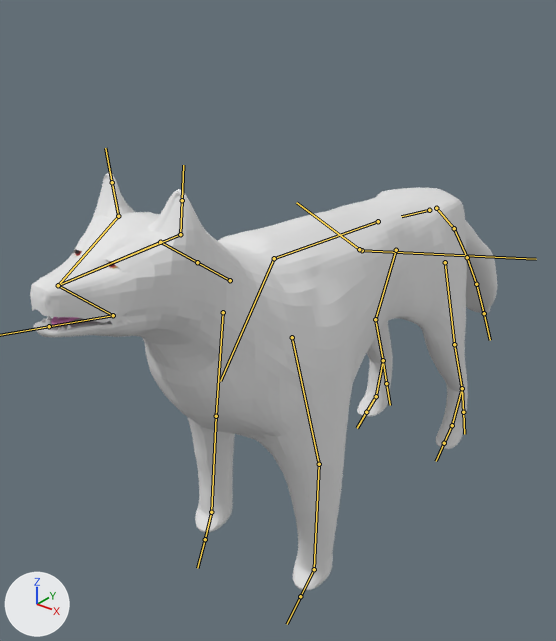
One commit to the FBX model WolfRun/Assets/Models/wolf.lowpoly.optimized.fbx: the scene before it, then after it.
The view is the same before and after, from a camera (50 mm lens) standing at (4.78, -7.77, 3.88) and looking at (-0.71, -0.91, -0.37). The lights are fixed; the arrows at lower left show +X, +Y and +Z. The bones that bend it are drawn over the model as lines.
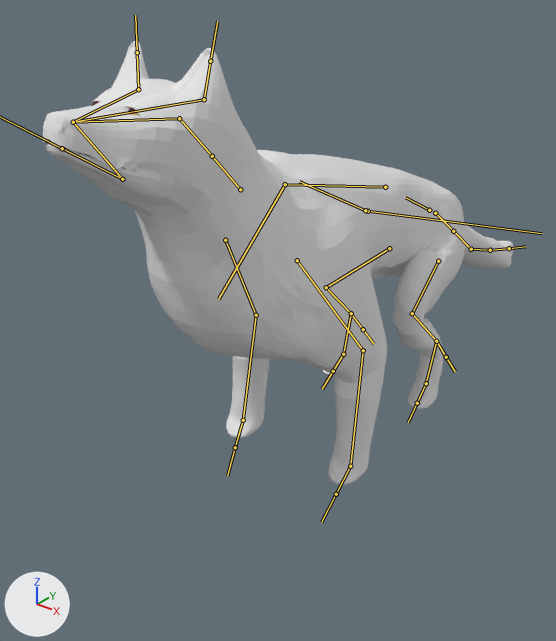
The newer file adds an action. The first version stands in its rest pose; the second is drawn at frame 10 of the action 'metarig|InitiateJump'.

Boxes (x1, y1, x2, y2) around the edits, measured in the pictures (556 x 641 px):
'Cube', posed (6% taller): before (30, 172, 497, 590); after (43, 40, 513, 485)
'Cube.001', posed (not visible afterwards): before (51, 317, 78, 326)
'Sphere.001', posed: before (109, 261, 118, 268); after (128, 107, 139, 115)
'Sphere', posed: before (75, 250, 82, 256); after (92, 101, 101, 106)
'Cone.011', posed (not visible afterwards): before (67, 324, 72, 329)
'Cone.010', posed (not visible afterwards): before (47, 316, 52, 320)
bone 'hips', root to tip: before (429, 210) to (401, 216); after (429, 210) to (405, 197)
bone 'spine', root to tip: before (378, 221) to (274, 258); after (385, 187) to (285, 184)
bone 'jaw', root to tip: before (113, 315) to (49, 326); after (122, 179) to (62, 148)
bone 'upper_arm.L', root to tip: before (292, 337) to (319, 464); after (297, 260) to (363, 350)
bone 'forearm.L', root to tip: before (319, 464) to (314, 569); after (363, 350) to (350, 466)
bone 'upper_arm.R', root to tip: before (223, 312) to (216, 416); after (225, 240) to (256, 315)
bone 'forearm.R', root to tip: before (216, 416) to (211, 512); after (256, 315) to (243, 420)
bone 'thigh.L', root to tip: before (445, 262) to (454, 344); after (438, 261) to (412, 313)
bone 'shin.L', root to tip: before (454, 344) to (462, 388); after (412, 313) to (436, 341)
bone 'foot.L', root to tip: before (462, 388) to (452, 425); after (436, 341) to (426, 383)
bone 'thigh.R', root to tip: before (396, 250) to (375, 319); after (389, 248) to (326, 287)
bone 'shin.R', root to tip: before (375, 319) to (383, 360); after (326, 287) to (351, 313)
bone 'foot.R', root to tip: before (383, 360) to (376, 396); after (351, 313) to (343, 354)
bone 'hips.001', root to tip: before (436, 208) to (454, 228); after (435, 213) to (453, 231)
bone 'hips.002', root to tip: before (454, 228) to (467, 257); after (453, 231) to (471, 249)
bone 'hips.003', root to tip: before (467, 257) to (476, 284); after (471, 249) to (490, 250)
bone 'hips.004', root to tip: before (476, 284) to (484, 313); after (490, 250) to (509, 248)

The change, as a diff of the scene's bpy script:
```diff
--- a/WolfRun/Assets/Models/wolf.lowpoly.optimized.fbx.py
+++ b/WolfRun/Assets/Models/wolf.lowpoly.optimized.fbx.py
@@ bone_hips @@
 bone_hips = bpy.data.objects['metarig'].pose.bones['hips']
-bone_hips.rotation_quaternion = (1.0, 0.0, 0.0, 0.0)  # degrees (0, 0, 0)
+bone_hips.rotation_quaternion = (0.987, -0.158, 0.0, 0.0)  # degrees (-18, 0, 0)
@@ bone_spine @@
 bone_spine = bpy.data.objects['metarig'].pose.bones['spine']  # child of 'hips'
-bone_spine.rotation_quaternion = (1.0, 0.0, 0.0, 0.0)  # degrees (0, 0, 0)
+bone_spine.rotation_quaternion = (0.997, 0.074, 0.0, 0.0)  # degrees (8, 0, 0)
@@ bone_jaw @@
 bone_jaw = bpy.data.objects['metarig'].pose.bones['jaw']  # child of 'uppermouth'
-bone_jaw.rotation_quaternion = (1.0, 0.0, 0.0, 0.0)  # degrees (0, 0, 0)
+bone_jaw.rotation_quaternion = (0.996, 0.091, 0.0, 0.0)  # degrees (10, 0, 0)
@@ bone_upper_arm_l @@
 bone_upper_arm_l = bpy.data.objects['metarig'].pose.bones['upper_arm.L']  # child of 'shoulder.L'
-bone_upper_arm_l.rotation_quaternion = (1.0, 0.0, 0.0, 0.0)  # degrees (0, 0, 0)
+bone_upper_arm_l.rotation_quaternion = (0.944, -0.324, 0.041, 0.055)  # degrees (-38, 7, 4)
@@ bone_forearm_l @@
 bone_forearm_l = bpy.data.objects['metarig'].pose.bones['forearm.L']  # child of 'upper_arm.L'
-bone_forearm_l.rotation_quaternion = (1.0, 0.0, 0.0, 0.0)  # degrees (0, 0, 0)
+bone_forearm_l.rotation_quaternion = (0.955, 0.182, -0.011, -0.235)  # degrees (21, 4, -27)
@@ bone_upper_arm_r @@
 bone_upper_arm_r = bpy.data.objects['metarig'].pose.bones['upper_arm.R']  # child of 'shoulder.R'
-bone_upper_arm_r.rotation_quaternion = (1.0, 0.0, 0.0, 0.0)  # degrees (0, 0, 0)
+bone_upper_arm_r.rotation_quaternion = (0.944, -0.318, -0.084, -0.043)  # degrees (-37, -11, -2)
@@ bone_forearm_r @@
 bone_forearm_r = bpy.data.objects['metarig'].pose.bones['forearm.R']  # child of 'upper_arm.R'
-bone_forearm_r.rotation_quaternion = (1.0, 0.0, 0.0, 0.0)  # degrees (0, 0, 0)
+bone_forearm_r.rotation_quaternion = (0.955, 0.197, 0.008, 0.223)  # degrees (22, -4, 25)
@@ bone_thigh_l @@
 bone_thigh_l = bpy.data.objects['metarig'].pose.bones['thigh.L']  # child of 'hips'
-bone_thigh_l.rotation_quaternion = (1.0, 0.0, 0.0, 0.0)  # degrees (0, 0, 0)
+bone_thigh_l.rotation_quaternion = (0.873, -0.475, -0.109, -0.004)  # degrees (-58, -11, 6)
@@ bone_shin_l @@
 bone_shin_l = bpy.data.objects['metarig'].pose.bones['shin.L']  # child of 'thigh.L'
-bone_shin_l.rotation_quaternion = (1.0, 0.0, 0.0, 0.0)  # degrees (0, 0, 0)
+bone_shin_l.rotation_quaternion = (0.64, 0.493, 0.025, -0.588)  # degrees (50, 38, -67)
@@ bone_foot_l @@
 bone_foot_l = bpy.data.objects['metarig'].pose.bones['foot.L']  # child of 'shin.L'
-bone_foot_l.rotation_quaternion = (1.0, 0.0, 0.0, 0.0)  # degrees (0, 0, 0)
+bone_foot_l.rotation_quaternion = (0.979, -0.202, 0.004, -0.011)  # degrees (-23, 0, -1)
@@ bone_thigh_r @@
 bone_thigh_r = bpy.data.objects['metarig'].pose.bones['thigh.R']  # child of 'hips'
-bone_thigh_r.rotation_quaternion = (1.0, 0.0, 0.0, 0.0)  # degrees (0, 0, 0)
+bone_thigh_r.rotation_quaternion = (0.873, -0.475, 0.109, 0.004)  # degrees (-58, 11, -6)
@@ bone_shin_r @@
 bone_shin_r = bpy.data.objects['metarig'].pose.bones['shin.R']  # child of 'thigh.R'
-bone_shin_r.rotation_quaternion = (1.0, 0.0, 0.0, 0.0)  # degrees (0, 0, 0)
+bone_shin_r.rotation_quaternion = (0.64, 0.493, -0.025, 0.588)  # degrees (50, -38, 67)
@@ bone_foot_r @@
 bone_foot_r = bpy.data.objects['metarig'].pose.bones['foot.R']  # child of 'shin.R'
-bone_foot_r.rotation_quaternion = (1.0, 0.0, 0.0, 0.0)  # degrees (0, 0, 0)
+bone_foot_r.rotation_quaternion = (0.979, -0.202, -0.004, 0.011)  # degrees (-23, 0, 1)
@@ bone_hips_001 @@
 bone_hips_001 = bpy.data.objects['metarig'].pose.bones['hips.001']  # child of 'hips'
-bone_hips_001.rotation_quaternion = (1.0, 0.0, 0.0, 0.0)  # degrees (0, 0, 0)
+bone_hips_001.rotation_quaternion = (0.984, 0.179, 0.007, -0.003)  # degrees (21, 1, 0)
@@ bone_hips_002 @@
 bone_hips_002 = bpy.data.objects['metarig'].pose.bones['hips.002']  # child of 'hips.001'
-bone_hips_002.rotation_quaternion = (1.0, 0.0, 0.0, 0.0)  # degrees (0, 0, 0)
+bone_hips_002.rotation_quaternion = (0.996, 0.092, 0.0, 0.0)  # degrees (11, 0, 0)
@@ bone_hips_003 @@
 bone_hips_003 = bpy.data.objects['metarig'].pose.bones['hips.003']  # child of 'hips.002'
-bone_hips_003.rotation_quaternion = (1.0, 0.0, 0.0, 0.0)  # degrees (0, 0, 0)
+bone_hips_003.rotation_quaternion = (0.985, 0.174, 0.0, 0.0)  # degrees (20, 0, 0)
@@ bone_hips_004 @@
 bone_hips_004 = bpy.data.objects['metarig'].pose.bones['hips.004']  # child of 'hips.003'
-bone_hips_004.rotation_quaternion = (1.0, 0.0, 0.0, 0.0)  # degrees (0, 0, 0)
+bone_hips_004.rotation_quaternion = (0.996, 0.088, 0.0, 0.0)  # degrees (10, 0, 0)
```
